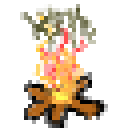
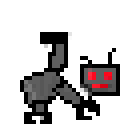
Layer changes from the first w=128, h=128 image to the second:
added layer "robot wreckage" above "burrow" over [20, 32, 120, 124]
hid "campfire" over [20, 4, 108, 128]
